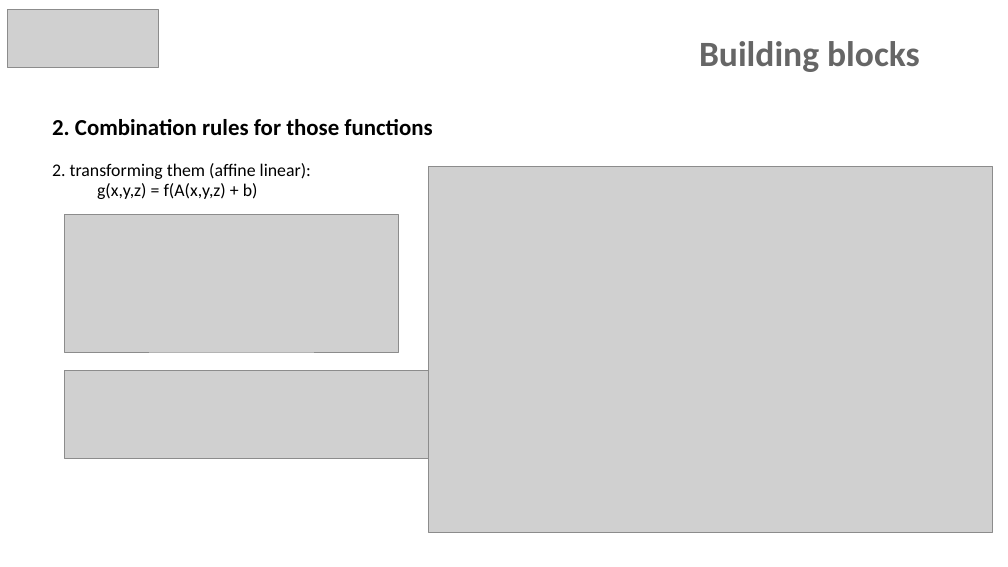
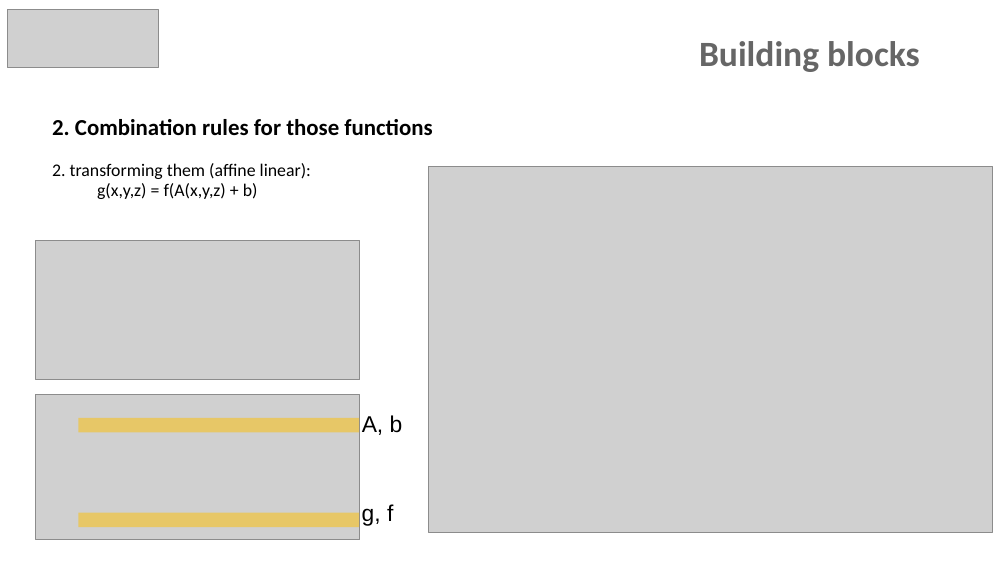
Before and after one commit to 3MFConsortium/spec_volumetric, a slide deck: slide 10 of Presentation/3MF_Volumetric_2018_12_20.pptx. Drawn at 1008x567 pixels with LibreOffice and Linux fonts; fonts in the diff are those of the drawing; grey boxes stand for pictures; background and template pictures are left out. Boxes give left, top, right and bottom in pixels: in the first picture for what was removed or moved away, otherwise in the second. Text is boxed around its words. In the diff, an @@ line names an element or a change of style, - is before the commit and + after.

```diff
--- a/Presentation/3MF_Volumetric_2018_12_20.pptx
+++ b/Presentation/3MF_Volumetric_2018_12_20.pptx
@@ picture: place and size @@
-picture at box(65, 215, 399, 352)
+picture at box(36, 241, 359, 380)
@@ picture removed at box(65, 371, 430, 459) @@
@@ picture added at box(36, 394, 359, 540) @@
@@ rectangle added at box(79, 418, 359, 433), fill #FFC000 at 50% opacity @@
@@ text added at box(362, 415, 403, 435), 18 pt, text #000000 @@
+A, b
@@ text added at box(362, 504, 393, 526), 18 pt, text #000000 @@
+g, f
@@ rectangle added at box(79, 513, 359, 528), fill #FFC000 at 50% opacity @@
```
Also in this commit, not shown: 5 other slides changed, 1 slide added, 18 other files.
